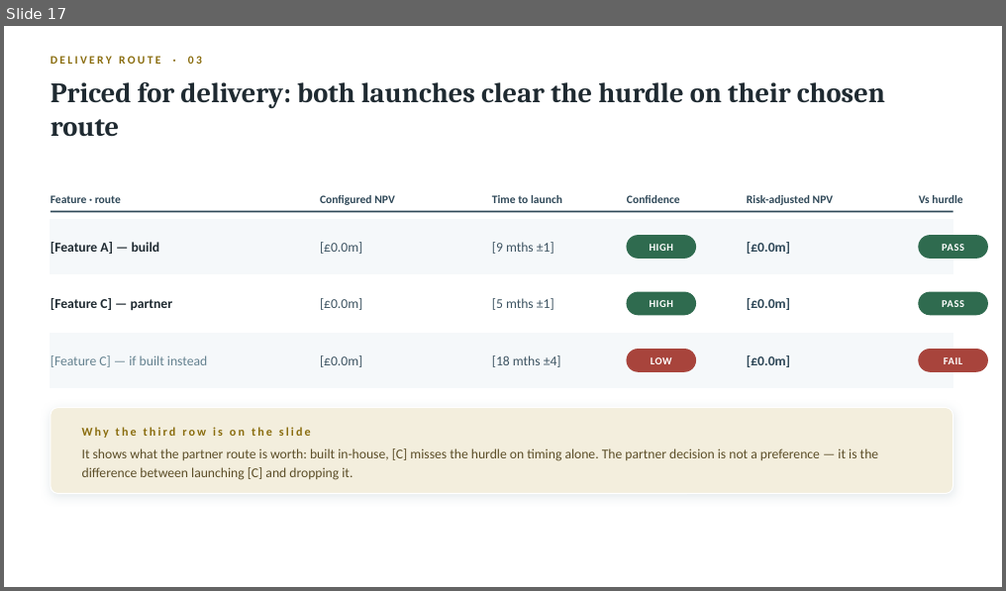
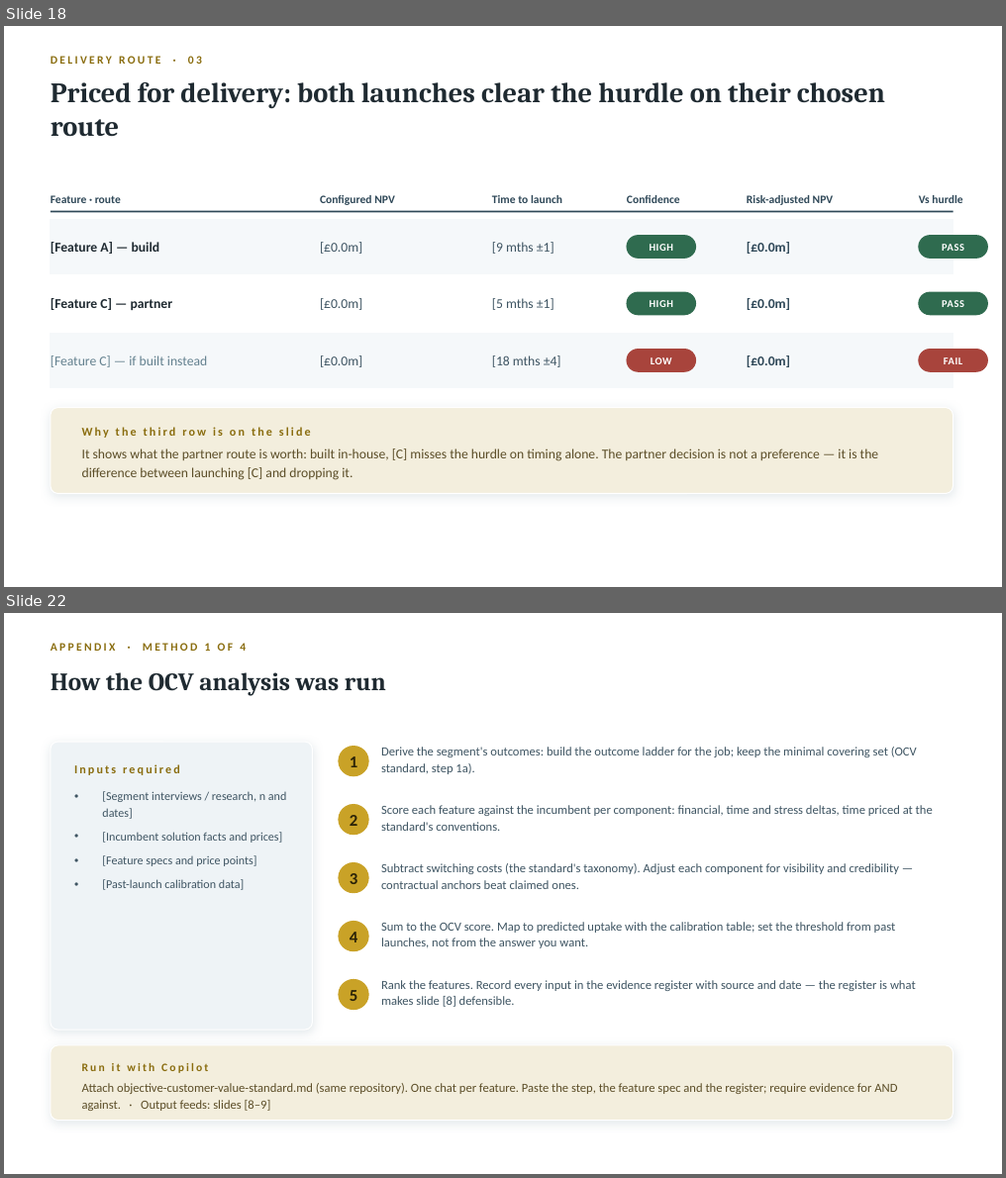
Before and after one commit to tmth-studio/methods, a slide deck: proposition-launch-deck/segment-proposition-template.pptx. Shown one above the other, each under a label of ours: slide 17 before the commit, slides 18 and 22 after it; the slides between them are not shown. The pictures are 1006x591 and 1006x1178 pixels, drawn with LibreOffice and Linux fonts; fonts in the diff are those of the drawing. Boxes give left, top, right and bottom in pixels: in the first picture for what was removed or moved away, otherwise in the second. Text is boxed around its words. In the diff, an @@ line names an element or a change of style, - is before the commit and + after.

Commit message:
Segment variant: marketing wrapper + method appendix (25 slides)
- Wrapper slide in section 02: proposition-level configuration layer.
  Mental availability at category entry points; fixed cost amortised
  across features (reach test, not the incentive dead-weight test);
  the multiplier rule (cannot rescue demand-gate failures)
- Sensitivity slide gains the wrapper row (4 rows, compressed geometry)
- Appendix: contents + 4 method pages (OCV per the OCV standard,
  lever sizing with the two-part test, wrapper case, route pricing) -
  each with inputs, 5 steps, and a run-it-with-Copilot bar
- QA: new/changed pages visually verified

```diff
--- a/proposition-launch-deck/segment-proposition-template.pptx
+++ b/proposition-launch-deck/segment-proposition-template.pptx
@@ slide 22 added at [4,613,1002,1174], background #FFFFFF @@
@@ text added at [51,643,246,651], 11 pt, text #8A6D0F, bold @@
+APPENDIX · METHOD 1 OF 4
@@ text added at [51,672,386,696], 24 pt, text #1F2A31, bold @@
+How the OCV analysis was run
@@ rounded rectangle added at [51,742,313,1030], fill #EEF3F6, outline #FFFFFF 1 pt @@
@@ ellipse added at [339,747,368,776], fill #C9A227, outline #C9A227 1 pt @@
@@ text added at [350,757,357,767], 16 pt, text #2B2308, bold @@
+1
@@ text added at [381,747,917,774], 12 pt, text #3F5563 @@
+Derive the segment's outcomes: build the outcome ladder for the job; keep the minimal covering set (OCV standard, step 1a).
@@ text added at [74,764,180,775], 11.5 pt, text #8A6D0F, bold @@
+Inputs required
@@ text added at [102,791,286,890], 11.5 pt, text #3F5563 @@
+• [Segment interviews / research, n and dates]
+• [Incumbent solution facts and prices]
+• [Feature specs and price points]
+• [Past-launch calibration data]
@@ ellipse added at [339,805,368,835], fill #C9A227, outline #C9A227 1 pt @@
@@ text added at [350,815,357,826], 16 pt, text #2B2308, bold @@
+2
@@ text added at [381,805,933,831], 12 pt, text #3F5563 @@
+Score each feature against the incumbent per component: financial, time and stress deltas, time priced at the standard's conventions.
@@ ellipse added at [339,863,368,893], fill #C9A227, outline #C9A227 1 pt @@
@@ text added at [350,873,357,884], 16 pt, text #2B2308, bold @@
+3
@@ text added at [381,863,899,889], 12 pt, text #3F5563 @@
+Subtract switching costs (the standard's taxonomy). Adjust each component for visibility and credibility — contractual anchors beat claimed ones.
@@ ellipse added at [339,922,368,952], fill #C9A227, outline #C9A227 1 pt @@
@@ text added at [350,932,357,943], 16 pt, text #2B2308, bold @@
+4
@@ text added at [381,922,896,949], 12 pt, text #3F5563 @@
+Sum to the OCV score. Map to predicted uptake with the calibration table; set the threshold from past launches, not from the answer you want.
@@ ellipse added at [339,980,368,1010], fill #C9A227, outline #C9A227 1 pt @@
@@ text added at [350,990,357,1001], 16 pt, text #2B2308, bold @@
+5
@@ text added at [381,980,916,1007], 12 pt, text #3F5563 @@
+Rank the features. Record every input in the evidence register with source and date — the register is what makes slide [8] defensible.
@@ rounded rectangle added at [51,1046,953,1121], fill #F3EEDD, outline #FFFFFF 1 pt @@
@@ text added at [82,1063,208,1073], 11 pt, text #8A6D0F, bold @@
+Run it with Copilot
@@ text added at [82,1083,897,1111], 12 pt, text #5C4E28 @@
+Attach objective-customer-value-standard.md (same repository). One chat per feature. Paste the step, the feature spec and the register; require evidence for AND against. · Output feeds: slides [8–9]
@@ what was slide 17 is now slide 18 @@
```
Also in this commit, not shown: 3 slides changed, 4 other slides added, 1 other file.
